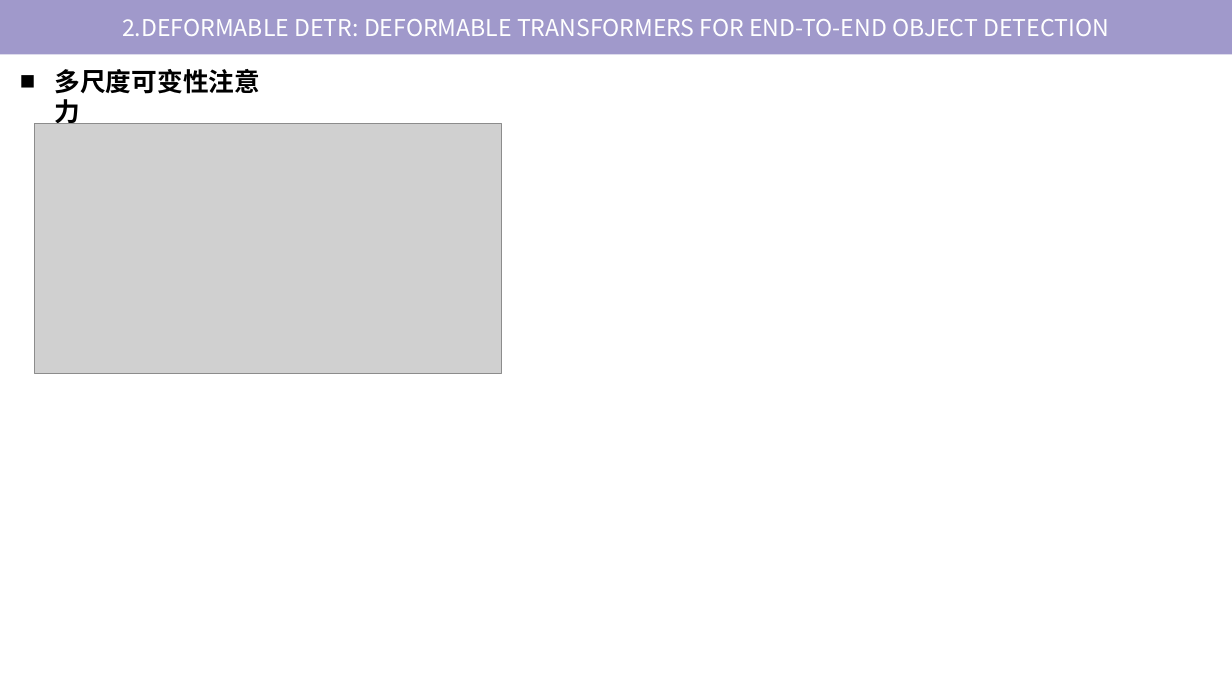
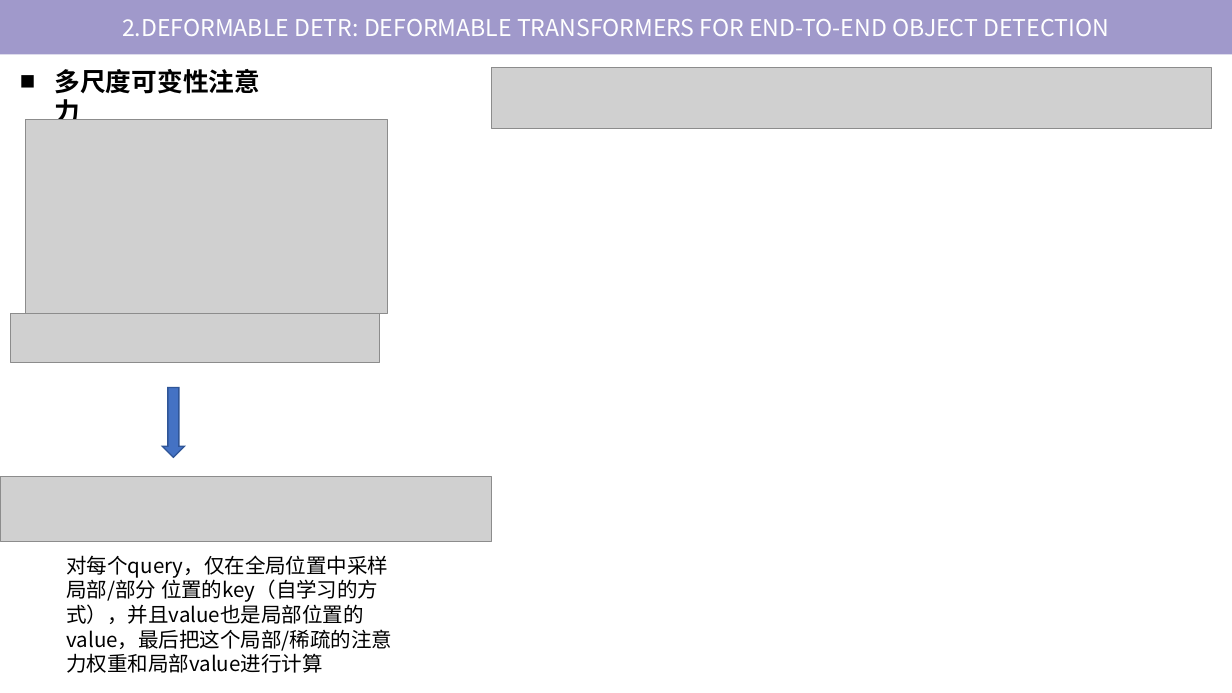
Before and after one commit to tj-messi/cv-computer-visual-tj, a slide deck: slide 14 of 0.组会记录/2024-10-17/report-2024-10-10.pptx. Drawn at 1232x693 pixels with LibreOffice and Linux fonts; fonts in the diff are those of the drawing; grey boxes stand for pictures. Boxes give left, top, right and bottom in pixels: in the first picture for what was removed or moved away, otherwise in the second. Text is boxed around its words. In the diff, an @@ line names an element or a change of style, - is before the commit and + after.

```diff
--- a/0.组会记录/2024-10-17/report-2024-10-10.pptx
+++ b/0.组会记录/2024-10-17/report-2024-10-10.pptx
@@ picture added at (x1=491, y1=67, x2=1211, y2=128) @@
@@ picture resized from (x1=35, y1=124, x2=502, y2=374) to (x1=26, y1=119, x2=388, y2=313) @@
@@ picture added at (x1=11, y1=313, x2=380, y2=363) @@
@@ down arrow added at (x1=163, y1=387, x2=185, y2=457), fill #4472C4, outline #2F5597 1 pt @@
@@ picture added at (x1=0, y1=476, x2=491, y2=542) @@
@@ text added at (x1=67, y1=555, x2=393, y2=673), 16 pt, text #000000 @@
+对每个query，仅在全局位置中采样 局部/部分 位置的key（自学习的方式），并且value也是局部位置的value，最后把这个局部/稀疏的注意力权重和局部value进行计算
```
Also in this commit, not shown: 1 other file.
